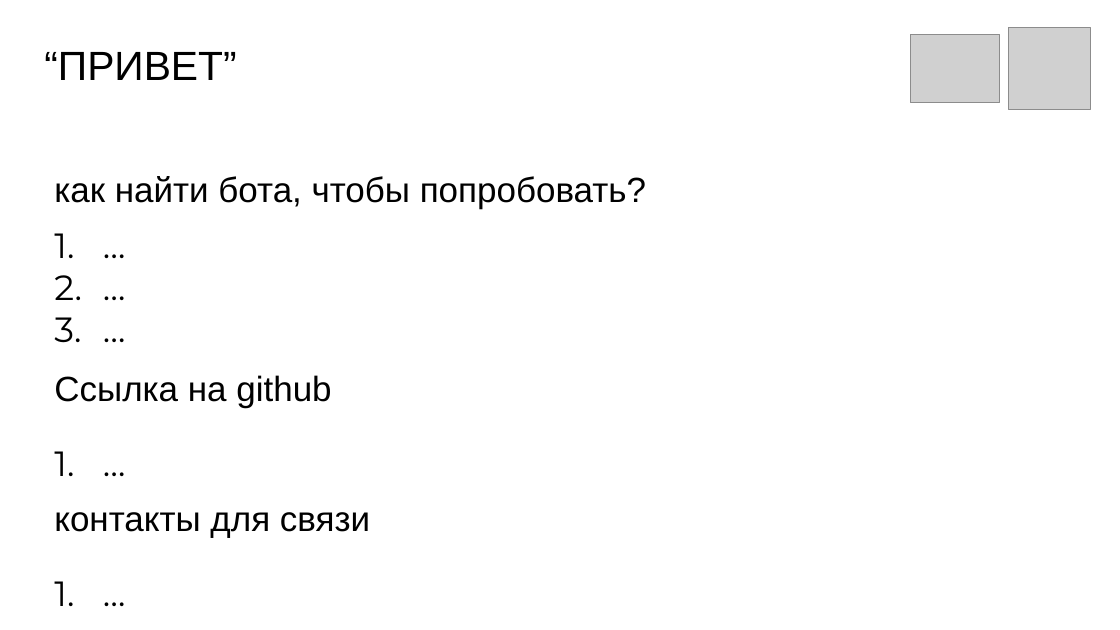
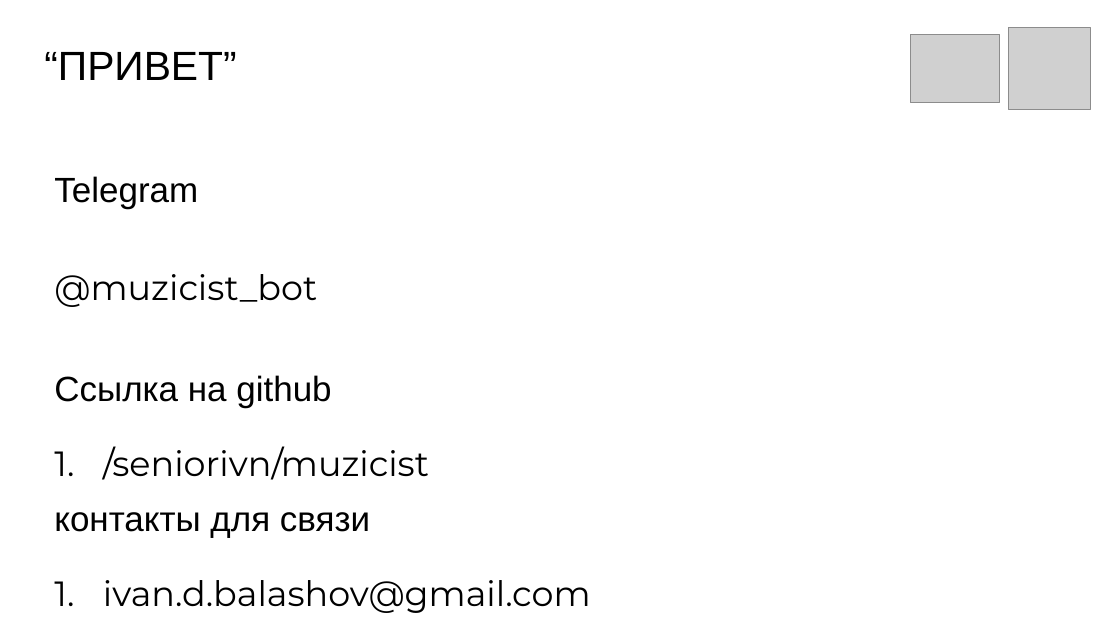
Before and after one commit to ivanbalashov239/muzicist, a slide deck: slide 11 of muzicist.pptx (slide 13 before the commit). Drawn at 1120x630 pixels with LibreOffice and Linux fonts; fonts in the diff are those of the drawing; grey boxes stand for pictures. Boxes give left, top, right and bottom in pixels: in the first picture for what was removed or moved away, otherwise in the second. Text is boxed around its words. In the diff, an @@ line names an element or a change of style, - is before the commit and + after.

Commit message:
presentation finished

```diff
--- a/muzicist.pptx
+++ b/muzicist.pptx
@@ text at (54, 176, 198, 209): text changed @@
-как найти бота, чтобы попробовать?
+Telegram
@@ text at (54, 274, 317, 307): text changed @@
-1. …
-2. …
-3. …
+@muzicist_bot
@@ text at (103, 446, 429, 480): text changed @@
-1. …
+1. /seniorivn/muzicist
@@ text at (103, 580, 591, 613): text changed @@
-1. …
+1. ivan.d.balashov@gmail.com
```
Also in this commit, not shown: 6 other slides changed, 2 slides added, 4 slides removed.
